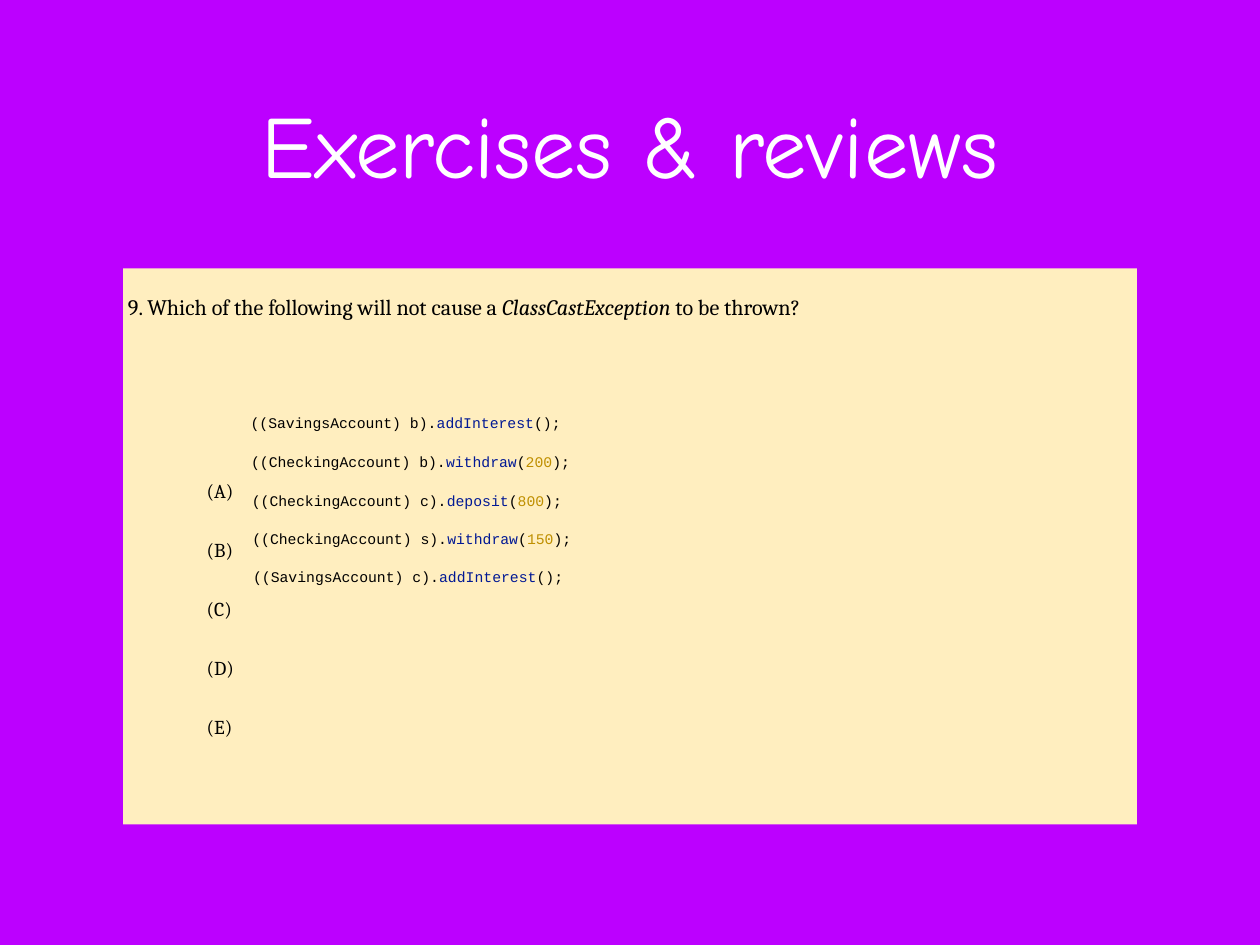
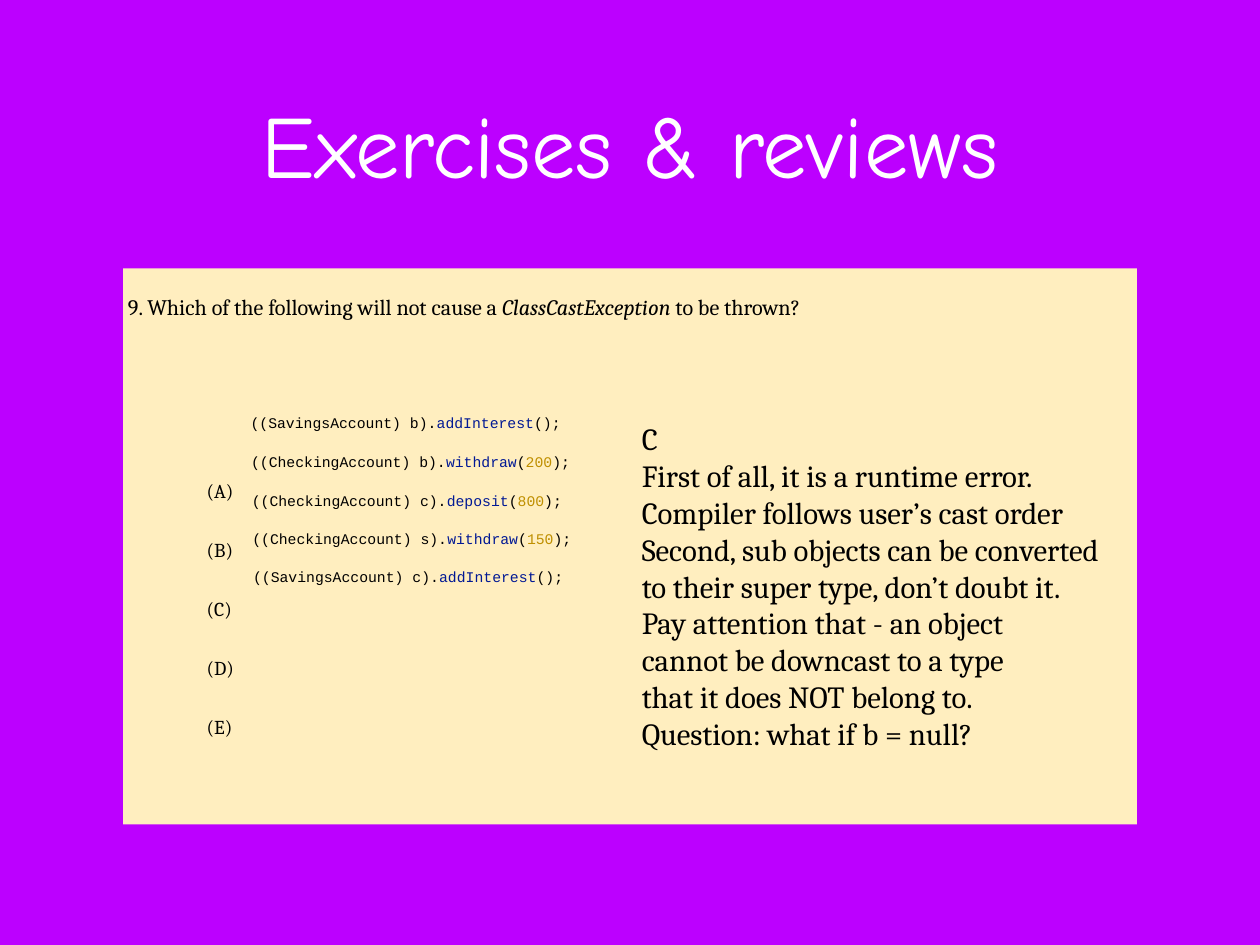
Before and after one commit to difficultcho/AP-A-2018.01.27--, a slide deck: slide 179 of AP计算机A-2018.01.27-张淼.pptx (slide 178 before the commit). Drawn at 1260x945 pixels with LibreOffice and Linux fonts; fonts in the diff are those of the drawing; background and template pictures are left out. Boxes give left, top, right and bottom in pixels: in the first picture for what was removed or moved away, otherwise in the second. Text is boxed around its words. In the diff, an @@ line names an element or a change of style, - is before the commit and + after.

```diff
--- a/AP计算机A-2018.01.27-张淼.pptx
+++ b/AP计算机A-2018.01.27-张淼.pptx
@@ text added at [642,429,1099,750], 25 pt, text #000000 @@
+C
+First of all, it is a runtime error.
+Compiler follows user’s cast order
+Second, sub objects can be converted
+to their super type, don’t doubt it.
+Pay attention that - an object
+cannot be downcast to a type
+that it does NOT belong to.
+Question: what if b = null?
```
Also in this commit, not shown: 42 other slides changed, 1 slide added.
